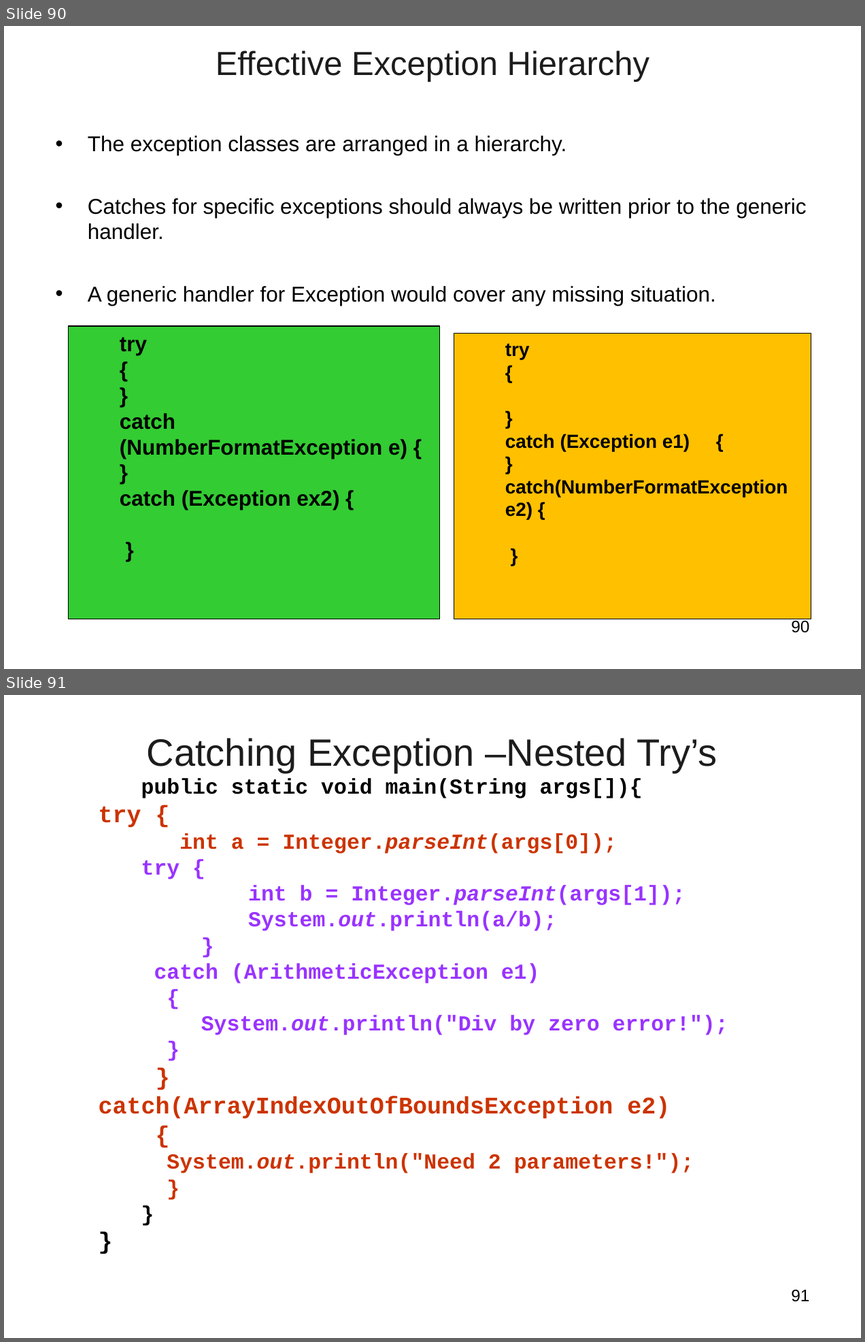
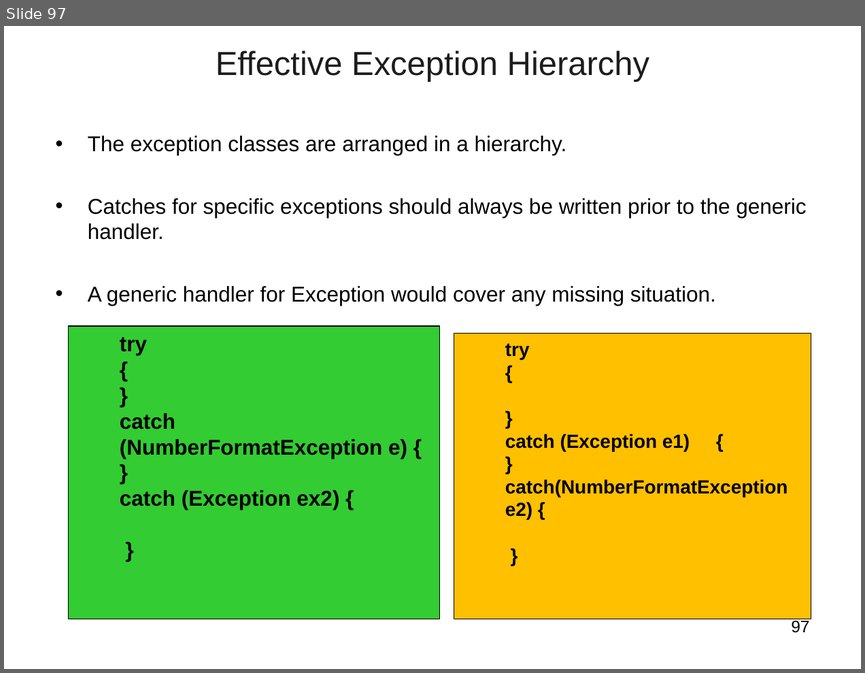
Before and after one commit to vatsanTraining/freshers_dec_2021, a slide deck: JavaModule_2_Excella.ppt. Shown one above the other, each under a label of ours: slides 90 and 91 before the commit, slide 97 after it. The pictures are 865x1342 and 865x673 pixels, drawn with LibreOffice and Linux fonts; fonts in the diff are those of the drawing; background and template pictures are left out. Boxes give left, top, right and bottom in pixels: in the first picture for what was removed or moved away, otherwise in the second. Text is boxed around its words. In the diff, an @@ line names an element or a change of style, - is before the commit and + after.

```diff
--- a/JavaModule_2_Excella.ppt
+++ b/JavaModule_2_Excella.ppt
@@ slide 91 removed at [4, 695, 861, 1338], background picture (left out) @@
@@ title removed at [147, 738, 717, 773] @@
-Catching Exception –Nested Try’s
@@ text removed at [99, 779, 728, 1173] @@
-    public static void main(String args[]){
-  try {
-    int a = Integer.parseInt(args[0]);
-    try {
-    int b = Integer.parseInt(args[1]);
-    System.out.println(a/b);
-    }
-    catch (ArithmeticException e1)
-    {
-    System.out.println("Div by zero error!");
-    }
-  }
-  catch(ArrayIndexOutOfBoundsException e2)
-  {
-    System.out.println("Need 2 parameters!");
-    }
-    }
-  }
@@ page number removed at [791, 1289, 809, 1302] @@
-91
@@ what was slide 90 is now slide 97 @@
@@ page number at [791, 618, 809, 633]: text changed @@
-90
+97
```
Also in this commit, not shown: 12 slides changed, 16 slides added, 8 other slides removed.
